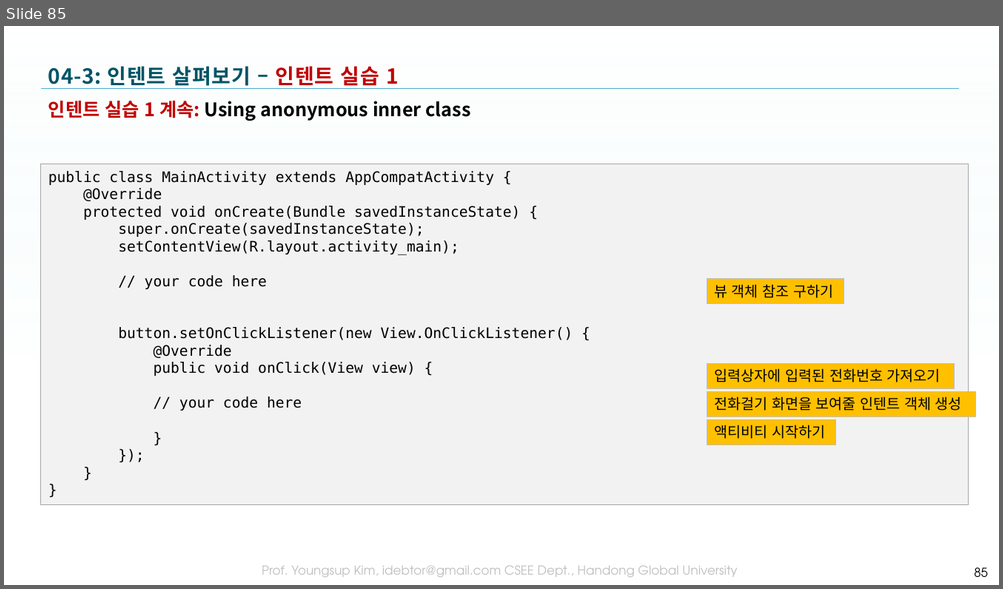
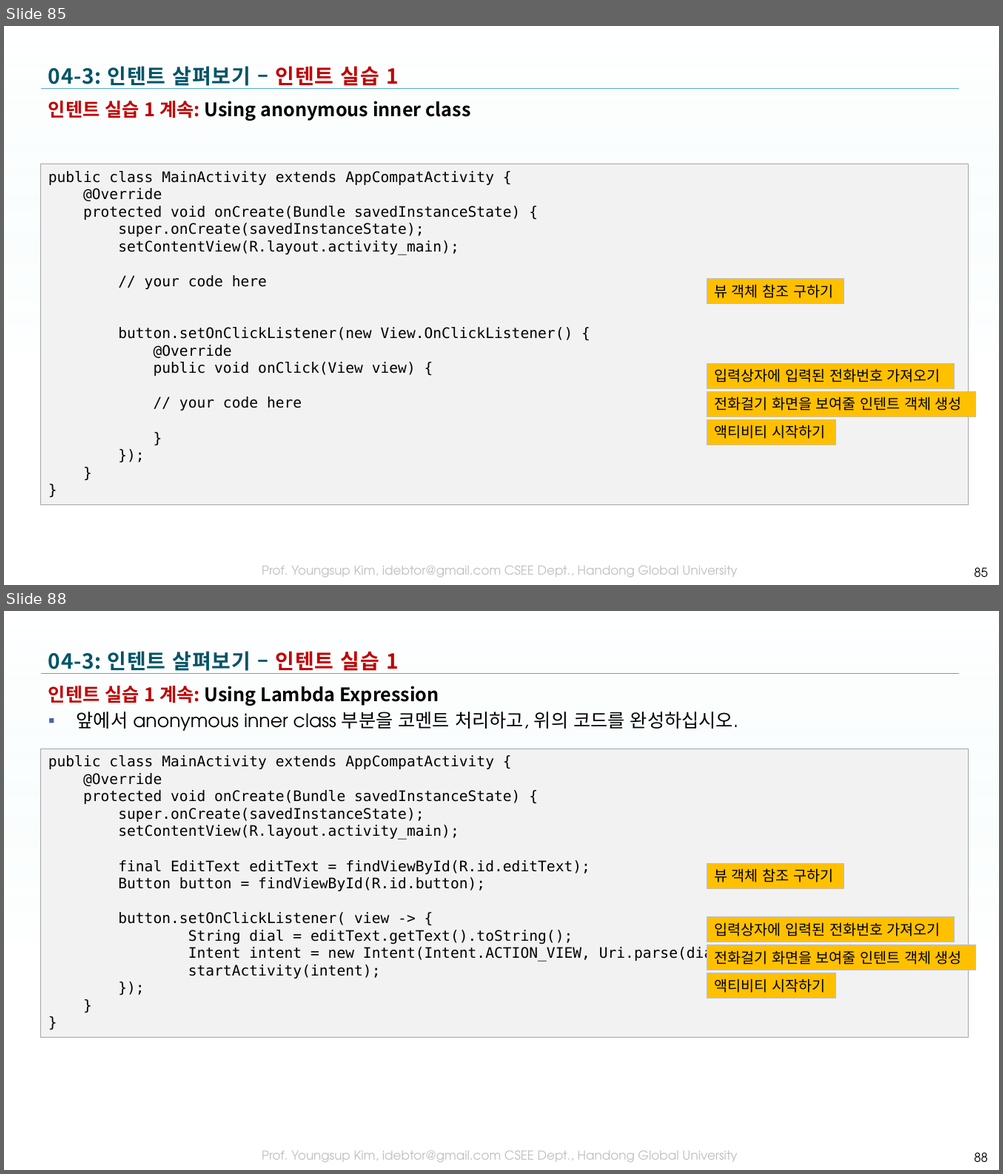
Before and after one commit to tae7841/HuStarAS, a slide deck: ppts/04Activity.pptx. Shown one above the other, each under a label of ours: slide 85 before the commit, slides 85 and 88 after it; the slides between them are not shown. The pictures are 1003x589 and 1003x1174 pixels, drawn with LibreOffice and Linux fonts; fonts in the diff are those of the drawing; background and template pictures are left out. Boxes give left, top, right and bottom in pixels: in the first picture for what was removed or moved away, otherwise in the second. Text is boxed around its words. In the diff, an @@ line names an element or a change of style, - is before the commit and + after.

```diff
--- a/ppts/04Activity.pptx
+++ b/ppts/04Activity.pptx
@@ slide 88 added at (4, 611, 999, 1170), background picture (left out); not listed: 3 template elements that a slide beside it also shows @@
@@ title added at (48, 651, 399, 674), 20 pt, text gradient #005466 to #005061 to #003E4B, bold @@
+04-3: 인텐트 살펴보기 – 인텐트 실습 1
@@ text added at (48, 686, 738, 731), 18 pt, text #000000 @@
+인텐트 실습 1 계속: Using Lambda Expression
+▪ 앞에서 anonymous inner class 부분을 코멘트 처리하고, 위의 코드를 완성하십시오.
@@ rectangle added at (41, 749, 969, 1038), fill #F2F2F2, outline #A6A6A6 0.75 pt, 14 pt, text #000000 @@
+public class MainActivity extends AppCompatActivity {
+@Override
+protected void onCreate(Bundle savedInstanceState) {
+super.onCreate(savedInstanceState);
+setContentView(R.layout.activity_main);
+final EditText editText = findViewById(R.id.editText);
+Button button = findViewById(R.id.button);
+button.setOnClickListener( view -> {
+String dial = editText.getText().toString();
+Intent intent = new Intent(Intent.ACTION_VIEW, Uri.parse(dial));
+startActivity(intent);
+});
+}
+}
@@ rectangle added at (707, 864, 844, 889), fill #FFC000, outline #BFBFBF 0.75 pt, 14 pt, text #000000 @@
+뷰 객체 참조 구하기
@@ rectangle added at (707, 917, 954, 943), fill #FFC000, outline #BFBFBF 0.75 pt, 14 pt, text #000000 @@
+입력상자에 입력된 전화번호 가져오기
@@ rectangle added at (707, 945, 976, 971), fill #FFC000, outline #BFBFBF 0.75 pt, 14 pt, text #000000 @@
+전화걸기 화면을 보여줄 인텐트 객체 생성
@@ rectangle added at (707, 974, 836, 999), fill #FFC000, outline #BFBFBF 0.75 pt, 14 pt, text #000000 @@
+액티비티 시작하기
@@ page number added at (973, 1153, 987, 1162), 12 pt, text #000000 @@
+88
```
Also in this commit, not shown: 6 slides changed, 2 other slides added.
